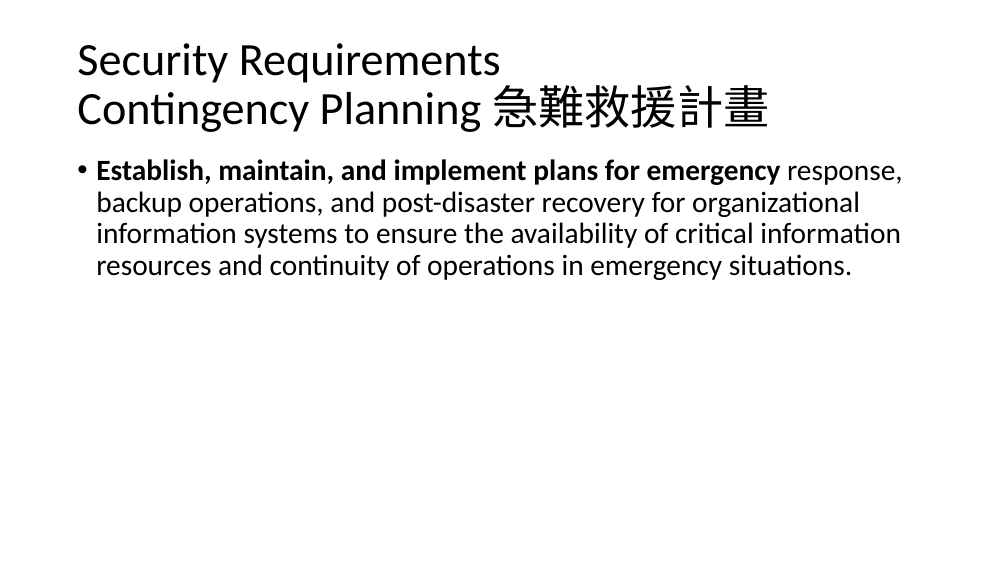
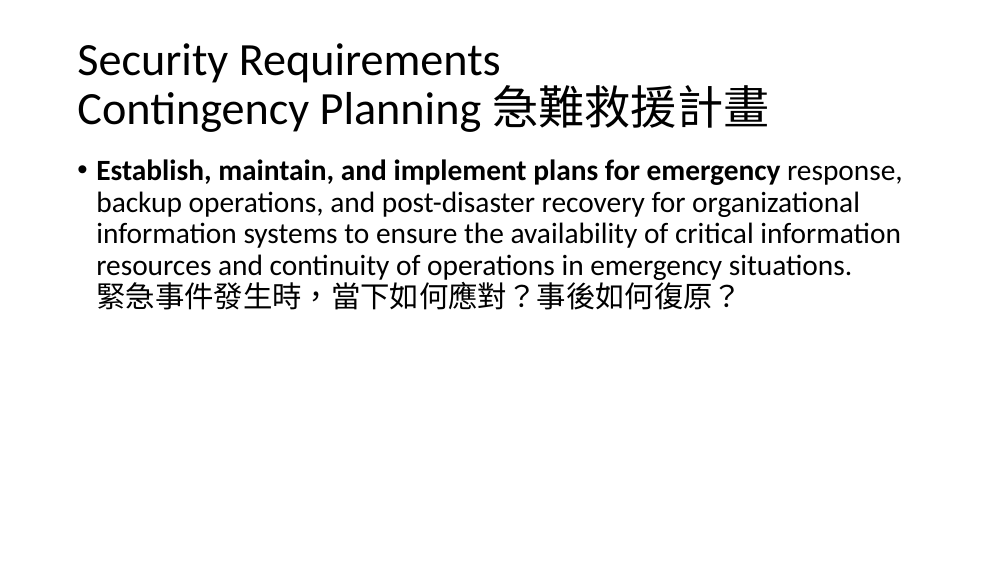
Before and after one commit to ywdeng/uscojywdeng, a slide deck: slide 36 of src/assets/1091/Security/CH01/01-overview.pptx (slide 35 before the commit). Drawn at 1008x567 pixels with LibreOffice and Linux fonts; fonts in the diff are those of the drawing. Boxes give left, top, right and bottom in pixels: in the first picture for what was removed or moved away, otherwise in the second. Text is boxed around its words. In the diff, an @@ line names an element or a change of style, - is before the commit and + after.

```diff
--- a/src/assets/1091/Security/CH01/01-overview.pptx
+++ b/src/assets/1091/Security/CH01/01-overview.pptx
@@ text at [96,159,903,310]: text changed @@
-• Establish, maintain, and implement plans for emergency response, backup operations, and post-disaster recovery for organizational information systems to ensure the availability of critical information resources and continuity of operations in emergency situations.
+• Establish, maintain, and implement plans for emergency response, backup operations, and post-disaster recovery for organizational information systems to ensure the availability of critical information resources and continuity of operations in emergency situations.
+  緊急事件發生時，當下如何應對？事後如何復原？
```
Also in this commit, not shown: 31 other slides changed, 1 slide added, 1 other file.
